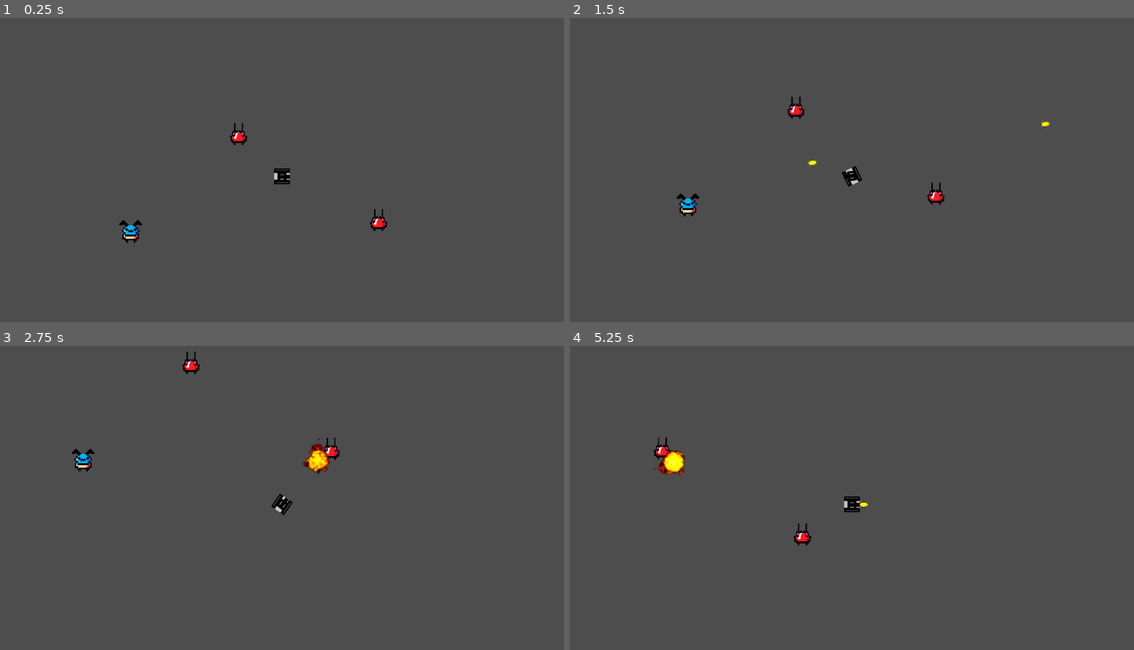
Above: before the commit, frames 1-4 (two rows, left to right).
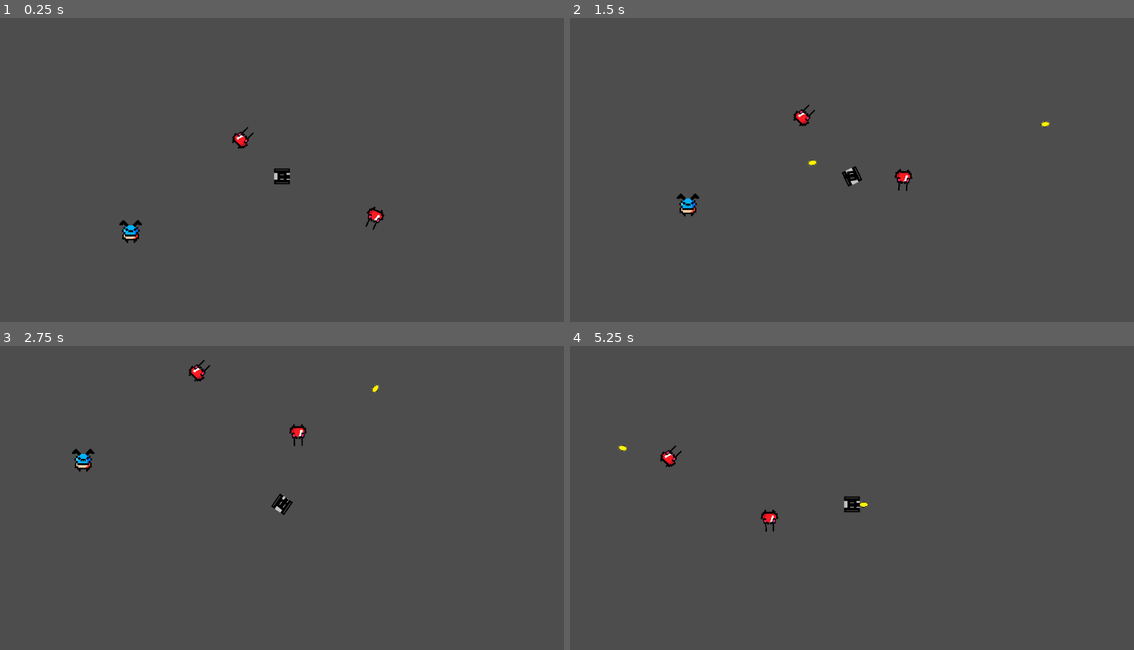
Above: after the commit, the same moments.

Repository: TheCrusty/Biotank-demake
Game: Godot game, scene res://levels/test_level.tscn
The game is run twice, just before and just after one commit, with the same random seed, the same clock (stepped at 60 frames per second) and the same inputs.
Inputs (mouse positions are in pixels of both pictures, inside the frame that each line leads up to):
- Up to frame 1 (0.25 s): no input
- Up to frame 2 (1.5 s): move the mouse to (976, 160) at 0.52 s; hold D (Rotate_Right) 0.53-1.28 s; tap Space (Shoot) at 0.6, 1.35 s; move the mouse to (739, 191) at 1.27 s; hold S (Reverse) from 1.28 s (still down)
- Up to frame 3 (2.75 s): move the mouse to (338, 434) at 2.02 s; release S (Reverse) at 2.03 s; hold D (Rotate_Right) from 2.03 s (still down); tap Space (Shoot) at 2.1 s
- Up to frame 4 (5.25 s): move the mouse to (823, 567) at 2.77 s; release D (Rotate_Right) at 2.78 s; hold W (Forward) 2.78-3.53 s; tap Space (Shoot) every 0.75 s from 2.85 to 5.1 s; move the mouse to (1021, 552) at 3.52 s; hold A (Rotate_Left) 3.53-5.03 s; move the mouse to (682, 455) at 4.27 s; move the mouse to (880, 504) at 5.02 s; hold S (Reverse) from 5.03 s (still down)

The runs differ from the first frame. In frame 1, 0.3% of the frame differs, in the area x 40-69%, y 34-71%; in frame 2, 0.5%; in frame 3, 0.7%, in the area x 32-68%, y 1-42%; in frame 4, 0.7%.

Commit message:
enemy now finds player and moves towards them

Diff:
--- a/levels/enemy.gd
+++ b/levels/enemy.gd
@@ -1,15 +1,35 @@
-extends Sprite2D
+extends CharacterBody2D
 
 @export var health = 5
+var speed = 50
+
+var target
 
 enum STATES {IDLE, SEEK, ATTACK, DEATH}
 var CURRENT_STATE = STATES.IDLE
 
 func _ready():
 	var rng = RandomNumberGenerator.new()
-	frame = rng.randi_range(0, 3)
+	$Sprite2D.frame = rng.randi_range(0, 3)
+
+func _process(delta):
+	if CURRENT_STATE == STATES.SEEK:
+		velocity = position.direction_to(target.position) * speed
+		look_at(target.position)
+		if position.distance_to(target.position) > 100:
+			move_and_slide()
+		else:
+			CURRENT_STATE = STATES.ATTACK
 
 func takeDamage(amountDamage):
 	health = health - amountDamage
 	if health <= 0:
 		queue_free()
+
+
+func _on_vision_sphere_area_entered(area):
+	print(area.get_parent().name)
+	if area != null && area.get_parent().name == "Player":
+		print("spotted")
+		target = area.get_parent()
+		CURRENT_STATE = STATES.SEEK
--- a/levels/enemy.tscn
+++ b/levels/enemy.tscn
@@ -4,26 +4,27 @@
 [ext_resource type="Script" path="res://levels/enemy.gd" id="2_5fy66"]
 
 [sub_resource type="RectangleShape2D" id="RectangleShape2D_qpv0l"]
-size = Vector2(465, 476)
+size = Vector2(48, 49)
 
 [sub_resource type="CircleShape2D" id="CircleShape2D_52841"]
-radius = 1510.3
+radius = 289.111
 
-[node name="Enemy" type="Sprite2D"]
-scale = Vector2(0.1, 0.1)
-texture = ExtResource("1_11brc")
-hframes = 4
+[node name="Enemy" type="CharacterBody2D"]
 script = ExtResource("2_5fy66")
 
-[node name="Collision" type="Area2D" parent="."]
-collision_layer = 3
-collision_mask = 3
-
-[node name="CollisionShape2D" type="CollisionShape2D" parent="Collision"]
-visible = false
+[node name="CollisionShape" type="CollisionShape2D" parent="."]
+position = Vector2(-1, -0.5)
+scale = Vector2(1, 1)
 shape = SubResource("RectangleShape2D_qpv0l")
 
 [node name="VisionSphere" type="Area2D" parent="."]
 
 [node name="CollisionShape2D" type="CollisionShape2D" parent="VisionSphere"]
 shape = SubResource("CircleShape2D_52841")
+
+[node name="Sprite2D" type="Sprite2D" parent="."]
+scale = Vector2(0.1, 0.1)
+texture = ExtResource("1_11brc")
+hframes = 4
+
+[connection signal="area_entered" from="VisionSphere" to="." method="_on_vision_sphere_area_entered"]
--- a/levels/player.tscn
+++ b/levels/player.tscn
@@ -6,6 +6,8 @@
 
 [sub_resource type="RectangleShape2D" id="RectangleShape2D_d0stc"]
 size = Vector2(33, 33)
+
+[sub_resource type="RectangleShape2D" id="RectangleShape2D_ftfed"]
 
 [node name="Player" type="CharacterBody2D"]
 script = ExtResource("1_wcx5v")
@@ -29,3 +31,8 @@
 [node name="TankBottom" type="Sprite2D" parent="TankBottomPivot"]
 rotation = 1.5708
 texture = ExtResource("3_mdjls")
+
+[node name="VisibilityArea" type="Area2D" parent="."]
+
+[node name="CollisionShape2D" type="CollisionShape2D" parent="VisibilityArea"]
+shape = SubResource("RectangleShape2D_ftfed")
Not shown: 1 places in levels/player.tscn that only renumber resources
